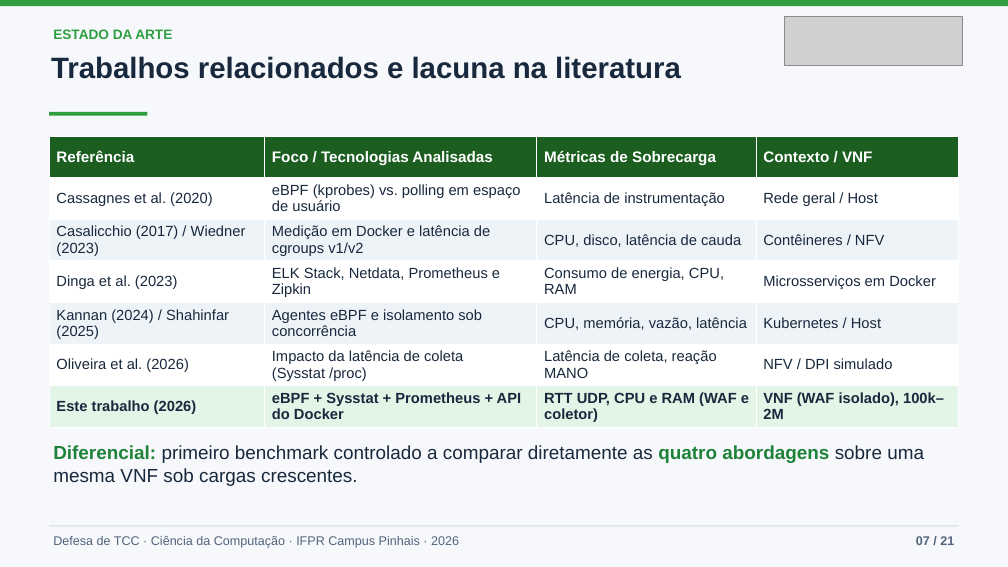
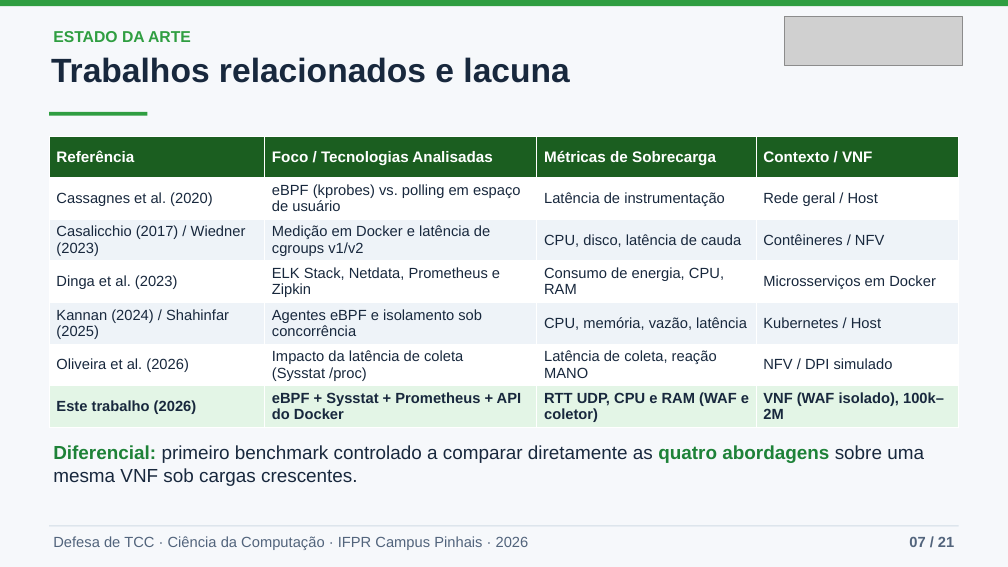
Before and after one commit to joaopedroplinta/vnf-monitoring-benchmark, a slide deck: slide 7 of docs/apresentacao/apresentacao_tcc.pptx. Drawn at 1008x567 pixels with LibreOffice and Linux fonts; fonts in the diff are those of the drawing; grey boxes stand for pictures. Boxes give left, top, right and bottom in pixels: in the first picture for what was removed or moved away, otherwise in the second. Text is boxed around its words. In the diff, an @@ line names an element or a change of style, - is before the commit and + after.

```diff
--- a/docs/apresentacao/apresentacao_tcc.pptx
+++ b/docs/apresentacao/apresentacao_tcc.pptx
@@ text "ESTADO DA ARTE" at bbox=[53, 31, 191, 42]: size 13 to 15 pt @@
@@ text at bbox=[51, 57, 569, 83]: text changed; size 28 to 32 pt @@
-Trabalhos relacionados e lacuna na literatura
+Trabalhos relacionados e lacuna
@@ text "Defesa de TCC · Ciência ..." at bbox=[53, 536, 529, 550]: size 12 to 14 pt @@
@@ text "07 / 21" at bbox=[909, 537, 954, 547]: size 12 to 14 pt @@
```
Also in this commit, not shown: 18 other slides changed, 1 other file.
